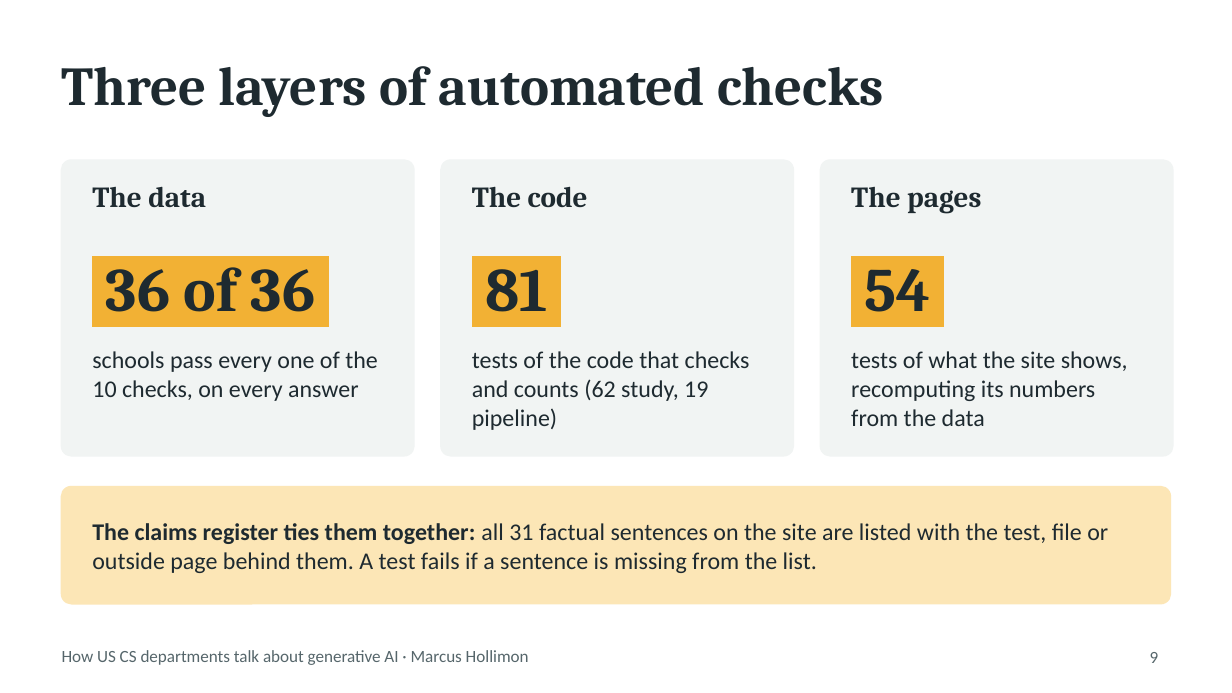
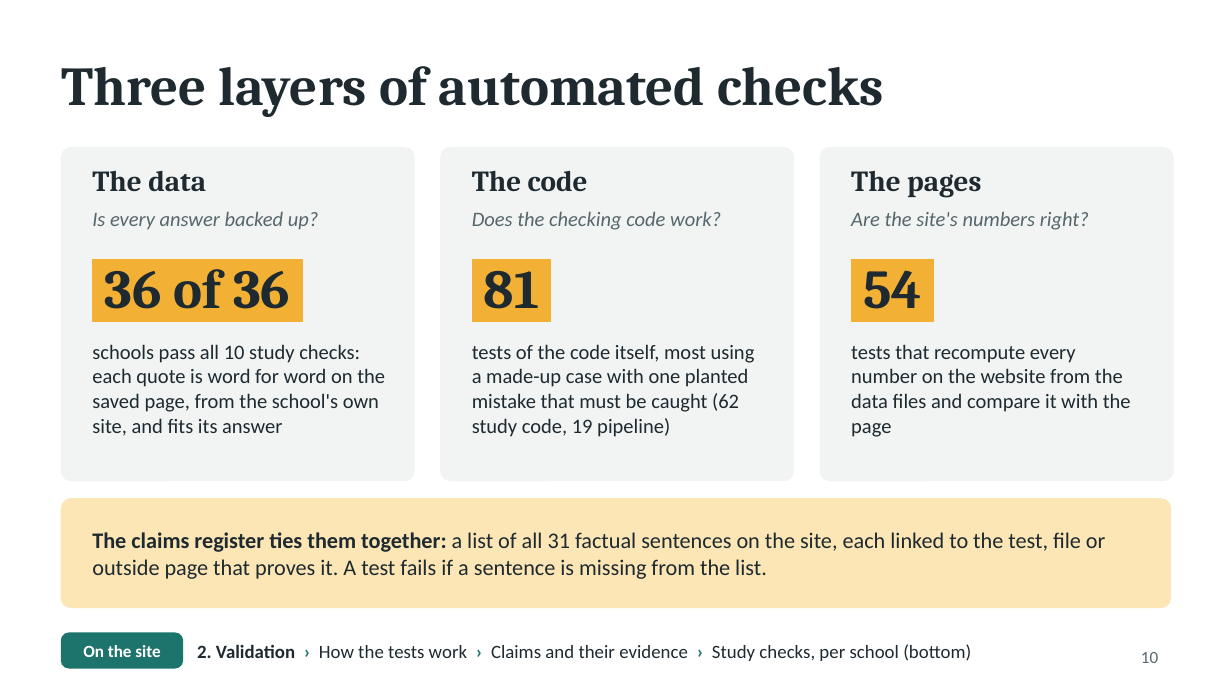
Before and after one commit to Marcus-Hollimon/Project-2-AI-Use-In-Schools, a slide deck: slide 10 of presentation/AI-in-CS-departments.pptx (slide 9 before the commit). Drawn at 1232x693 pixels with LibreOffice and Linux fonts; fonts in the diff are those of the drawing. Boxes give left, top, right and bottom in pixels: in the first picture for what was removed or moved away, otherwise in the second. Text is boxed around its words. In the diff, an @@ line names an element or a change of style, - is before the commit and + after.

```diff
--- a/presentation/AI-in-CS-departments.pptx
+++ b/presentation/AI-in-CS-departments.pptx
@@ rounded rectangle: place and size @@
-rounded rectangle at (62, 160, 414, 456)
+rounded rectangle at (62, 148, 414, 480)
@@ rounded rectangle: place and size @@
-rounded rectangle at (441, 160, 793, 456)
+rounded rectangle at (441, 148, 793, 480)
@@ proportions changed in 4 elements at (62, 148, 414, 480), (62, 499, 1170, 607), (441, 148, 793, 480), (821, 148, 1173, 480) @@
@@ rounded rectangle: place and size @@
-rounded rectangle at (821, 160, 1173, 456)
+rounded rectangle at (821, 148, 1173, 480)
@@ text "The data": place and size @@
-text "The data" at (92, 186, 206, 207)
+text "The data" at (92, 170, 206, 191)
@@ text "The code": place and size @@
-text "The code" at (472, 186, 588, 207)
+text "The code" at (472, 170, 588, 191)
@@ text "The pages": place and size @@
-text "The pages" at (851, 187, 981, 214)
+text "The pages" at (851, 171, 981, 198)
@@ text added at (92, 212, 319, 230), 12 pt, text #56666B, italic @@
+Is every answer backed up?
@@ text added at (472, 212, 721, 230), 12 pt, text #56666B, italic @@
+Does the checking code work?
@@ text added at (851, 212, 1089, 230), 12 pt, text #56666B, italic @@
+Are the site's numbers right?
@@ size 36 to 32 pt in 3 elements at (104, 258, 290, 309), (484, 258, 540, 309), (863, 258, 922, 309) @@
@@ text removed at (92, 351, 378, 401) @@
-schools pass every one of the 10 checks, on every answer
@@ text added at (92, 344, 385, 436), 12 pt, text #1E2A30 @@
+schools pass all 10 study checks: each quote is word for word on the saved page, from the school's own site, and fits its answer
@@ text at (472, 344, 755, 437): text changed; size 14 to 12 pt @@
-tests of the code that checks and counts (62 study, 19 pipeline)
+tests of the code itself, most using a made-up case with one planted mistake that must be caught (62 study code, 19 pipeline)
@@ text at (851, 344, 1131, 437): text changed; size 14 to 12 pt @@
-tests of what the site shows, recomputing its numbers from the data
+tests that recompute every number on the website from the data files and compare it with the page
@@ rounded rectangle: place and size @@
-rounded rectangle at (62, 487, 1170, 604)
+rounded rectangle at (62, 499, 1170, 607)
@@ text at (92, 532, 1105, 579): text changed; size 14 to 13 pt @@
-The claims register ties them together: all 31 factual sentences on the site are listed with the test, file or outside page behind them. A test fails if a sentence is missing from the list.
+The claims register ties them together: a list of all 31 factual sentences on the site, each linked to the test, file or outside page that proves it. A test fails if a sentence is missing from the list.
@@ text removed at (62, 650, 529, 665) @@
-How US CS departments talk about generative AI · Marcus Hollimon
@@ rounded rectangle added at (62, 633, 182, 668), fill #1D746C, outline #1D746C 1 pt @@
@@ text added at (83, 645, 160, 657), 10 pt, text #FFFFFF, bold @@
+On the site
@@ text added at (197, 644, 971, 661), 11 pt, text #1E2A30 @@
+2. Validation › How the tests work › Claims and their evidence › Study checks, per school (bottom)
@@ page number at (1141, 652, 1158, 663): text changed @@
-9
+10
```
Also in this commit, not shown: 10 other slides changed, 1 slide added, 3 other files.
